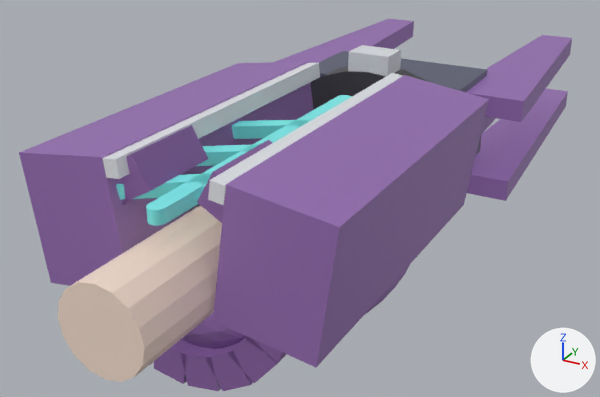
A saved change to the glTF model assets/models/characters/primm_parts/primm_torso.glb.
Camera for both pictures: a 50 mm lens placed at (0.461, -0.8, 0.407), pointed at (-0.09, 0.201, -0.093). Every picture has the same lights, and +X, +Y and +Z are marked at lower right. The older version comes first. Vertices at exactly the same position are counted once.

The scene before the commit, as lines of its bpy script (objects in view):
```python
me_geometry_0 = bpy.data.meshes.new('geometry_0')
me_geometry_0.from_pydata(...)  # 2508 vertices, 4864 faces; spans x -0.203..0.203, y -0.332..0.92, z -0.142..0.13
me_geometry_0.materials.append(mat_defaultmaterial)
ob_geometry_0 = bpy.data.objects.new('geometry_0', me_geometry_0)
ob_geometry_0.location = (0.0, 0.0, 0.0)
```
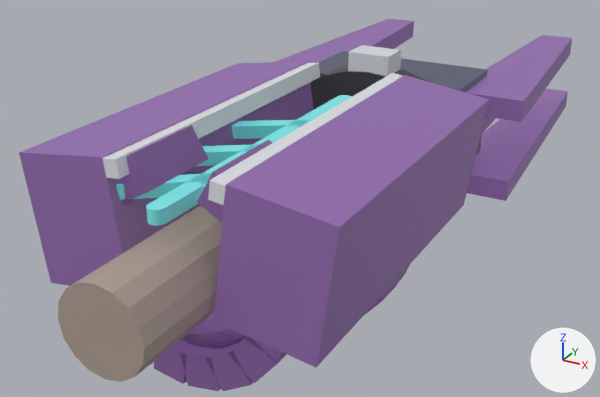
The change, as a diff of the scene's bpy script:
```diff
--- a/assets/models/characters/primm_parts/primm_torso.glb.py
+++ b/assets/models/characters/primm_parts/primm_torso.glb.py
@@ me_geometry_0 @@
 me_geometry_0.from_pydata(...)  # 2508 vertices, 4864 faces; spans x -0.203..0.203, y -0.332..0.92, z -0.142..0.13
 # used by ob_geometry_0; location = (0.0, 0.0, 0.0)
+# me_geometry_0 part 1: 64 faces centred in x -0.049..0.049, y -0.332..-0.135, z -0.049..0.049 are repainted in the vertex colours; the middle colour goes from pale pink #f5dece to beige #af9e93
 me_geometry_0.materials.append(mat_defaultmaterial)
```

Location of each change, [x1, y1, x2, y2] in pixels of the pictures (600 x 397 px):
part 1 of me_geometry_0, recoloured (pale pink to beige)
    both: [58, 206, 222, 382]
